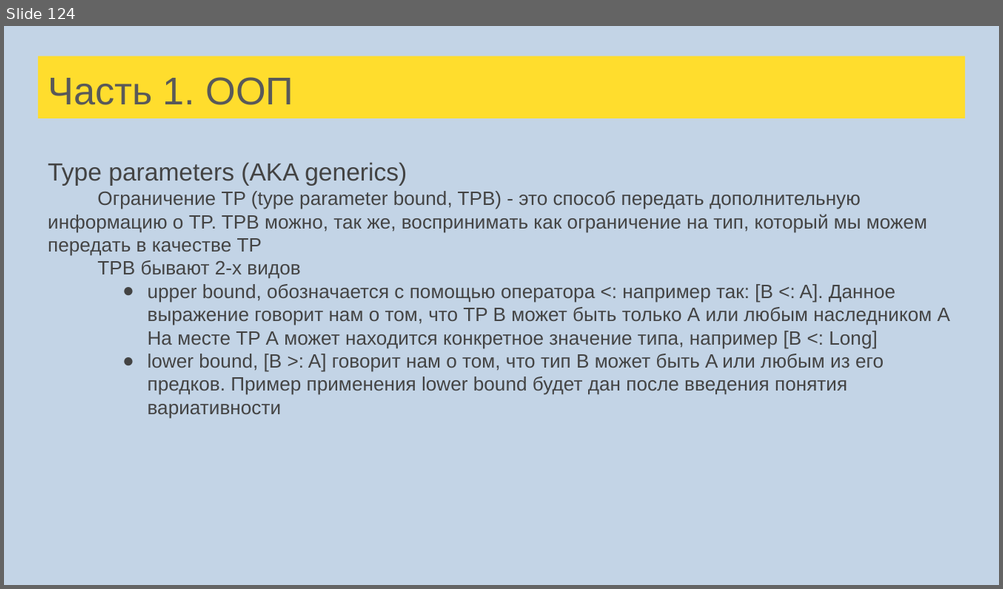
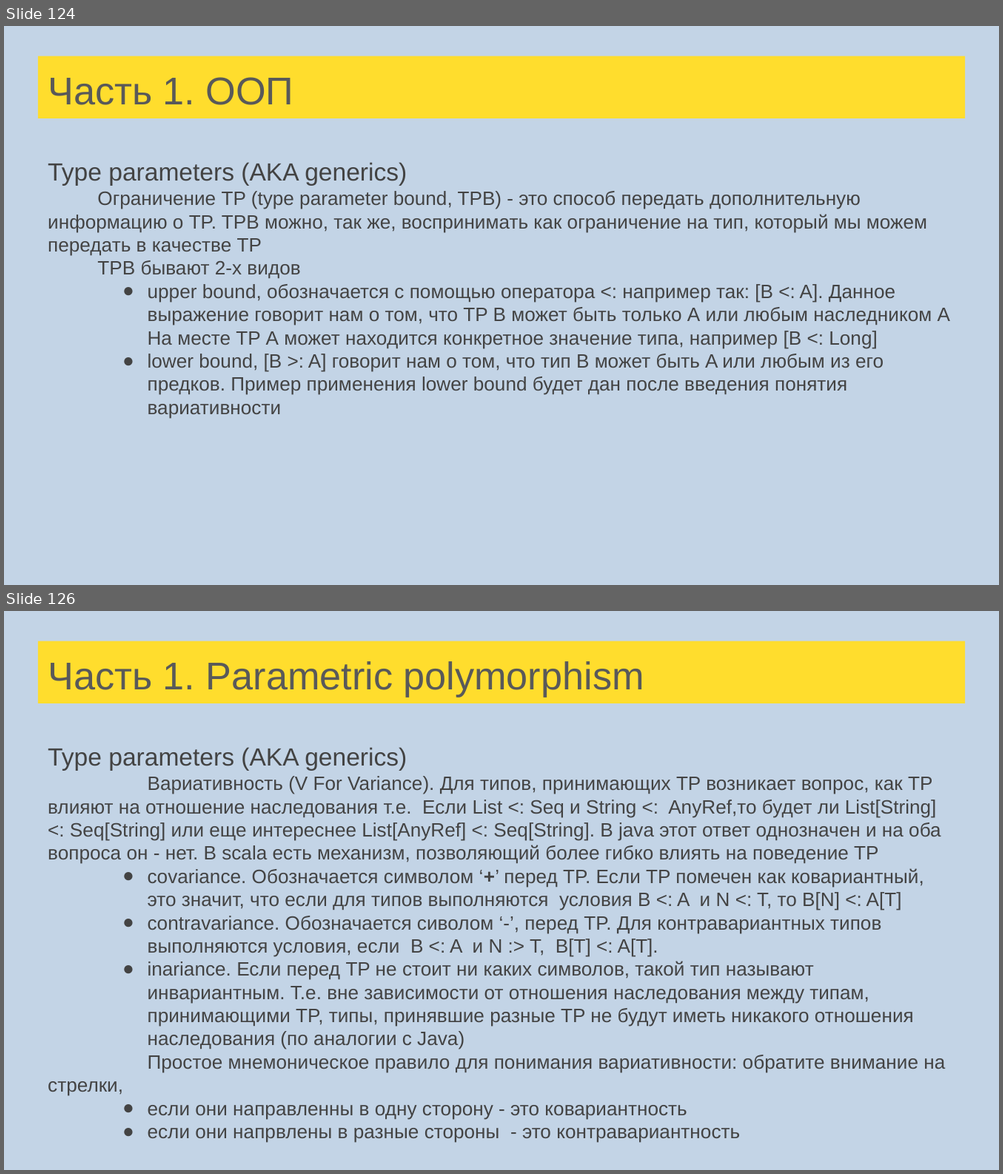
Before and after one commit to sergeypopov83/scala-school, a slide deck: src/main/resources/Лекции Scala для FinTech.pptx. Shown one above the other, each under a label of ours: slide 124 before the commit, slides 124 and 126 after it; the slides between them are not shown. The pictures are 1003x589 and 1003x1174 pixels, drawn with LibreOffice and Linux fonts; fonts in the diff are those of the drawing. Boxes give left, top, right and bottom in pixels: in the first picture for what was removed or moved away, otherwise in the second. Text is boxed around its words. In the diff, an @@ line names an element or a change of style, - is before the commit and + after.

Commit message:
Async Futures and type parameters

```diff
--- a/src/main/resources/Лекции Scala для FinTech.pptx
+++ b/src/main/resources/Лекции Scala для FinTech.pptx
@@ slide 126 added at [4,611,999,1170], background #C3D4E6 @@
@@ title added at [38,641,965,703], fill #FFDD2D, 28 pt, text #595959 @@
+Часть 1. Parametric polymorphism
@@ text added at [48,747,945,1143], 14 pt, text #434343 @@
+Type parameters (AKA generics)
+Вариативность (V For Variance). Для типов, принимающих TP возникает вопрос, как TP влияют на отношение наследования т.е. Если List <: Seq и String <: AnyRef,то будет ли List[String] <: Seq[String] или еще интереснее List[AnyRef] <: Seq[String]. В java этот ответ однозначен и на оба вопроса он - нет. В scala есть механизм, позволяющий более гибко влиять на поведение TP
+● covariance. Обозначается символом ‘+’ перед TP. Если TP помечен как ковариантный, это значит, что если для типов выполняются условия B <: A и N <: T, то B[N] <: A[T]
+● contravariance. Обозначается сиволом ‘-’, перед TP. Для контравариантных типов выполняются условия, если B <: A и N :> T, B[T] <: A[T].
+● inariance. Если перед TP не стоит ни каких символов, такой тип называют инвариантным. Т.е. вне зависимости от отношения наследования между типам, принимающими TP, типы, принявшие разные TP не будут иметь никакого отношения наследования (по аналогии с Java)
+Простое мнемоническое правило для понимания вариативности: обратите внимание на стрелки,
+● если они направленны в одну сторону - это ковариантность
+● если они напрвлены в разные стороны - это контравариантность
```
Also in this commit, not shown: 17 slides changed, 37 other slides added, 1 slide removed, 6 other files.
